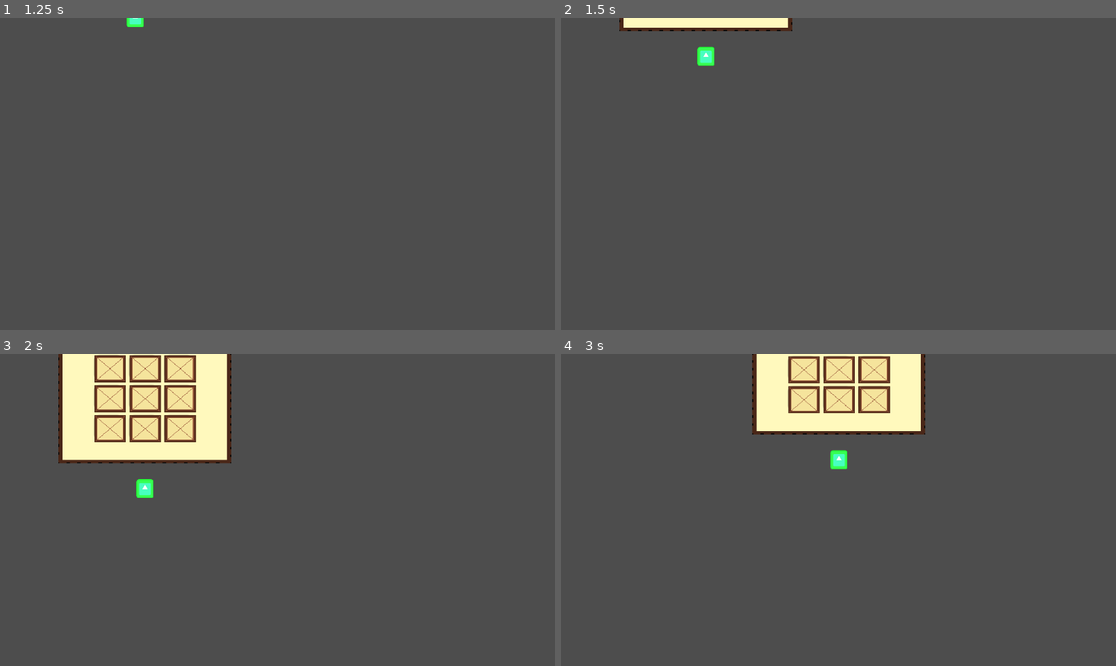
Above: before the commit, frames 1-4 (two rows, left to right).
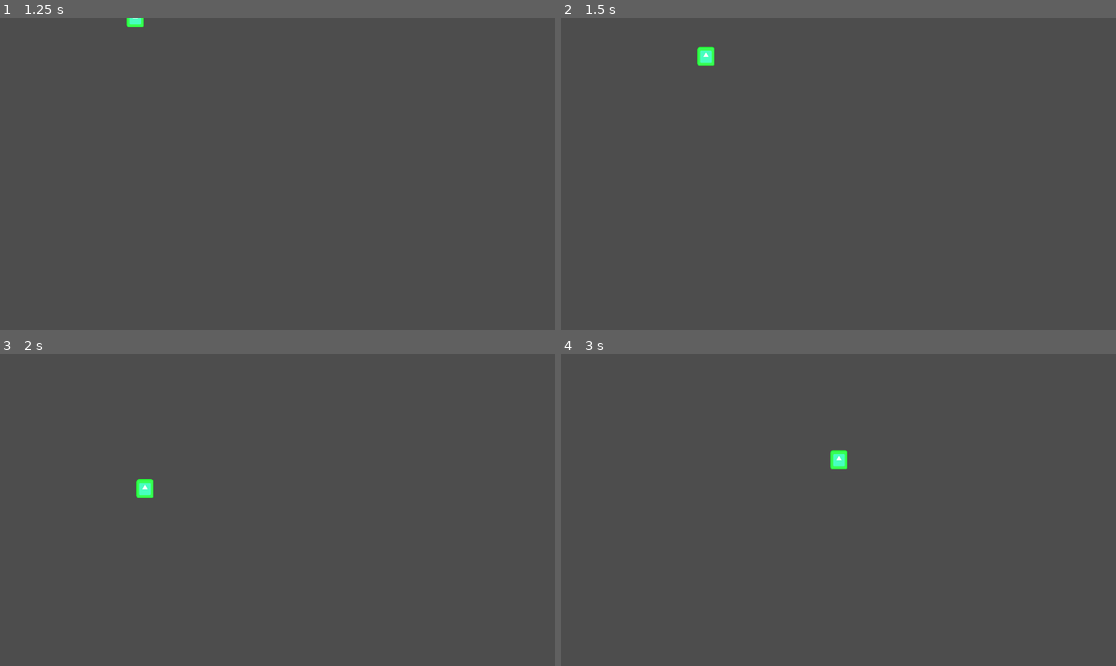
Above: after the commit, the same moments.

Repository: alexbowes51/Semester-2-Project
Game: Godot game, scene res://Scenes/player/player.tscn
The game is run twice, just before and just after one commit, with the same random seed, the same clock (stepped at 60 frames per second) and the same inputs. The engine's default icon, where the game draws it, is replaced by a stand-in: a white triangle on a blue panel in a dark square.
Inputs:
- Up to frame 1 (1.25 s): tap Enter at 0.5 s; hold Right (ui_right) from 0.53 s (still down); tap I (i) at 0.6 s
- Up to frame 2 (1.5 s): release Right (ui_right) at 1.28 s; hold Down (ui_down) from 1.28 s (still down); tap I (i) at 1.35 s
- Up to frame 3 (2 s): keep holding Down (ui_down)
- Up to frame 4 (3 s): release Down (ui_down) at 2.03 s; hold Right (ui_right) 2.03-2.78 s; tap I (i) at 2.1, 2.85 s; hold Up (ui_up) from 2.78 s (still down)

Frame 1 is identical in both runs. In frame 2, 1.3% of the frame differs, in the area x 10-42%, y 0-5%; in frame 3, 11%, in the area x 10-42%, y 0-35%; in frame 4, 8.1%.
Error before the commit: Parse Error: Cannot find member "items" in base "Inventory". (res://Inventory/Inventory_UI.gd:9)

Commit message:
fixed inventory part 1

Diff:
--- a/Inventory/Inventory_UI.gd
+++ b/Inventory/Inventory_UI.gd
@@ -5,13 +5,14 @@
 
 var is_open = false
 
-func update_slots():
-	for i in range(min(Inventory.items.size(), slots.size())):
-		slots[i].update(Inventory.items[i])
-
 func _ready():
 	update_slots()
 	close()
+
+func update_slots():
+	for i in range(min(inv.items.size(), slots.size())):
+		slots[i].update(inv.items[i])
+
 
 func open():
 	visible = true
--- a/Inventory/inventory.gd
+++ b/Inventory/inventory.gd
@@ -2,4 +2,4 @@
 
 class_name Inventory
 
-@export var items: Array[Inventory_Item]
+@export var items: Array[Inventory_Item] = []
--- a/Inventory/inventory_slot_ui.gd
+++ b/Inventory/inventory_slot_ui.gd
@@ -1,9 +1,9 @@
 extends Panel
 
 
-@onready var item_visual: Sprite2D = $item_display
+@onready var item_visual: Sprite2D = $CenterContainer/Panel/item_display
 
-func update(items : Inventory):
+func update(items : Inventory_Item):
 	if !items:
 		item_visual.visible = false
 	else:
--- a/Inventory/inventory_slot_ui.tscn
+++ b/Inventory/inventory_slot_ui.tscn
@@ -14,4 +14,13 @@
 texture = ExtResource("1_j8fhu")
 centered = false
 
-[node name="item_display" type="Sprite2D" parent="."]
+[node name="CenterContainer" type="CenterContainer" parent="."]
+layout_mode = 0
+offset_right = 18.0
+offset_bottom = 18.0
+
+[node name="Panel" type="Panel" parent="CenterContainer"]
+layout_mode = 2
+
+[node name="item_display" type="Sprite2D" parent="CenterContainer/Panel"]
+scale = Vector2(0.5, 0.5)
--- a/Inventory/player_Inventory.tres
+++ b/Inventory/player_Inventory.tres
@@ -6,4 +6,4 @@
 
 [resource]
 script = ExtResource("3_fphtw")
-items = Array[ExtResource("1_eq1b7")]([ExtResource("2_ia4ao"), null, null, null, ExtResource("2_ia4ao"), null, null, null, ExtResource("2_ia4ao")])
+items = Array[ExtResource("1_eq1b7")]([ExtResource("2_ia4ao"), null, null, ExtResource("2_ia4ao"), ExtResource("2_ia4ao"), null, null, ExtResource("2_ia4ao"), ExtResource("2_ia4ao")])
